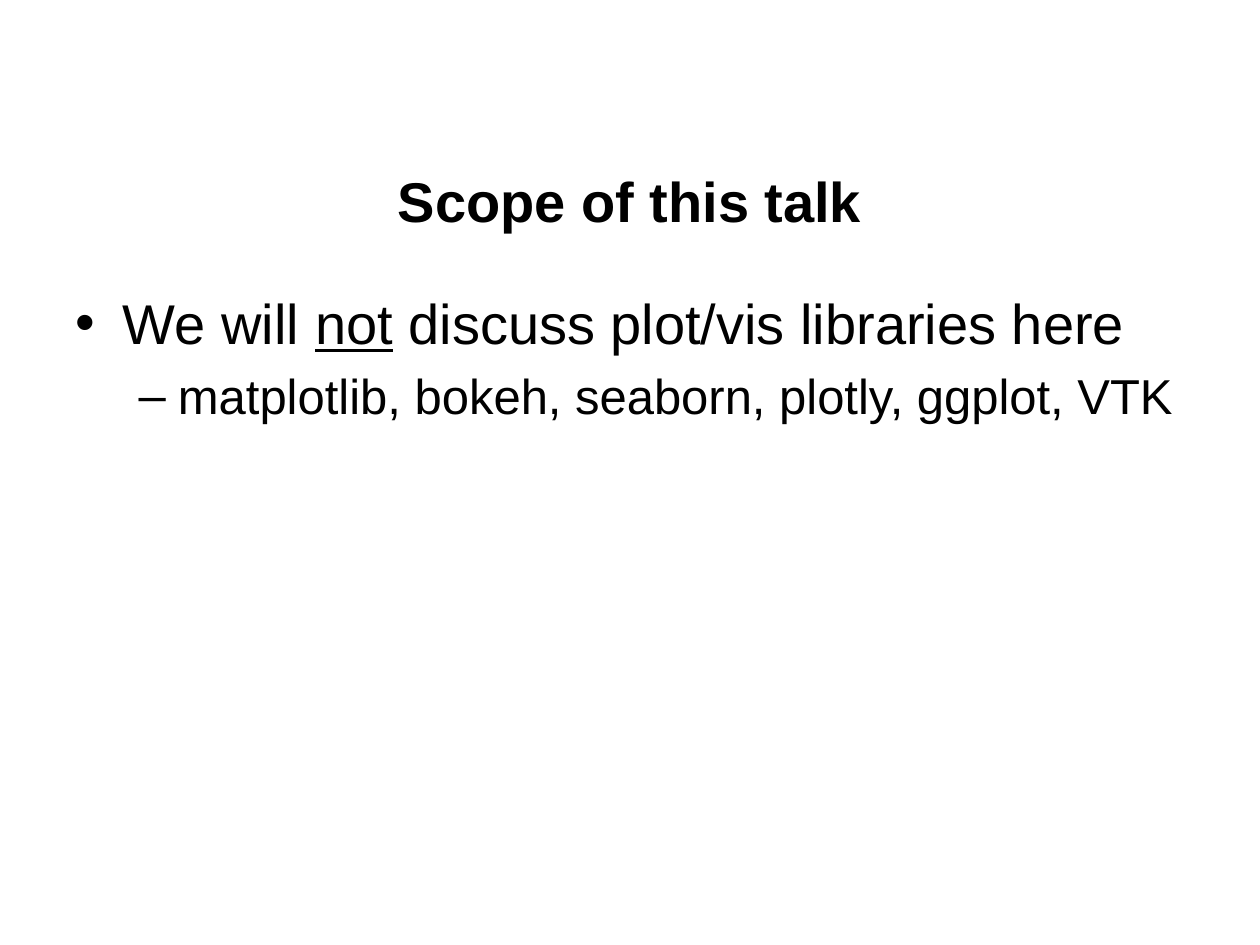
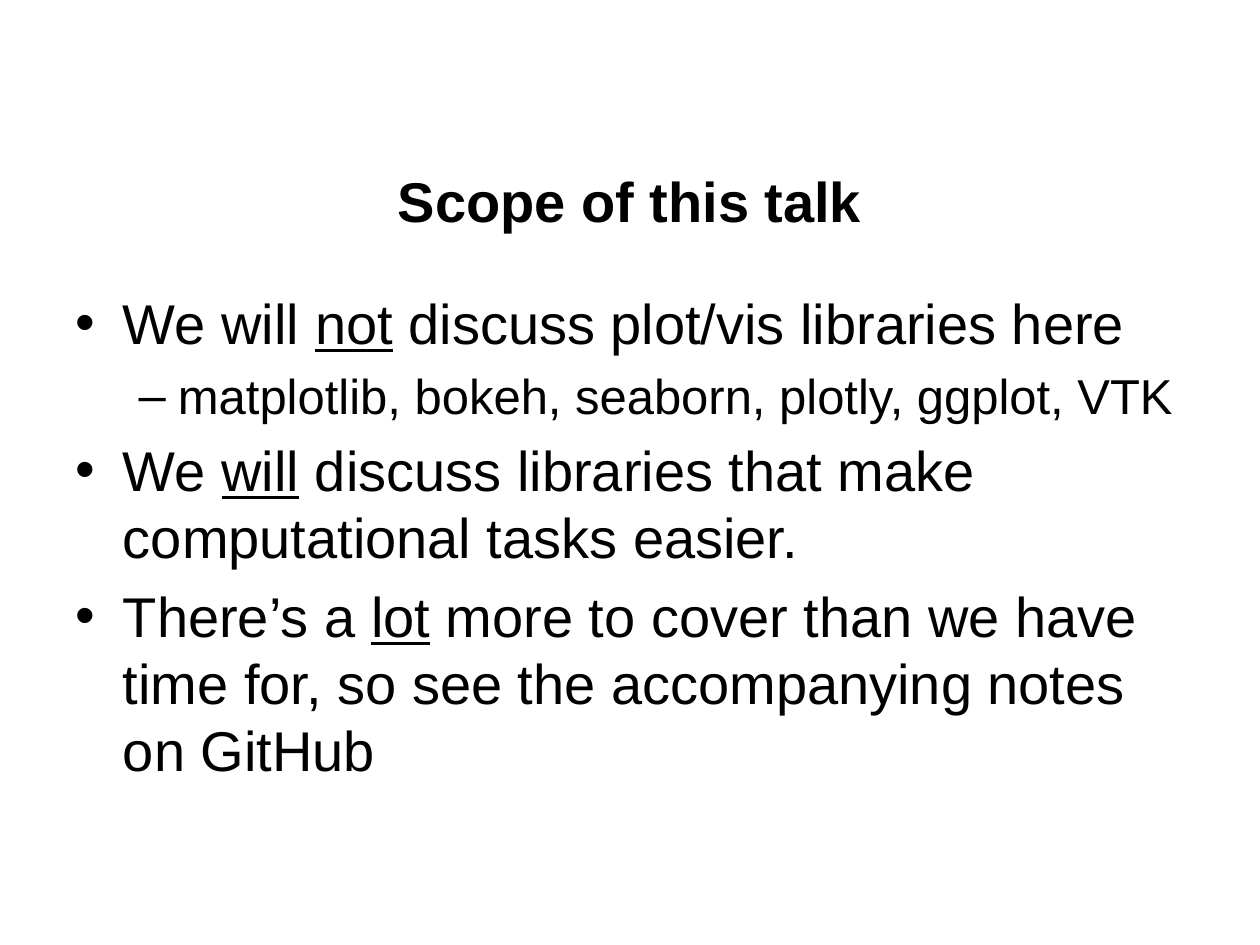
Before and after one commit to jgerity/talks, a slide deck: slide 2 of 2016/computing_workgroup/python_modules/python_scientific_modules.pptx. Drawn at 1260x945 pixels with LibreOffice and Linux fonts; fonts in the diff are those of the drawing; background and template pictures are left out. Boxes give left, top, right and bottom in pixels: in the first picture for what was removed or moved away, otherwise in the second. Text is boxed around its words. In the diff, an @@ line names an element or a change of style, - is before the commit and + after.

```diff
--- a/2016/computing_workgroup/python_modules/python_scientific_modules.pptx
+++ b/2016/computing_workgroup/python_modules/python_scientific_modules.pptx
@@ text at bbox=[123, 450, 1136, 772]: paragraphs added @@
+• We will discuss libraries that make computational tasks easier.
+• There’s a lot more to cover than we have time for, so see the accompanying notes on GitHub
```
Also in this commit, not shown: 6 other slides changed, 11 slides added, 2 slides removed.
